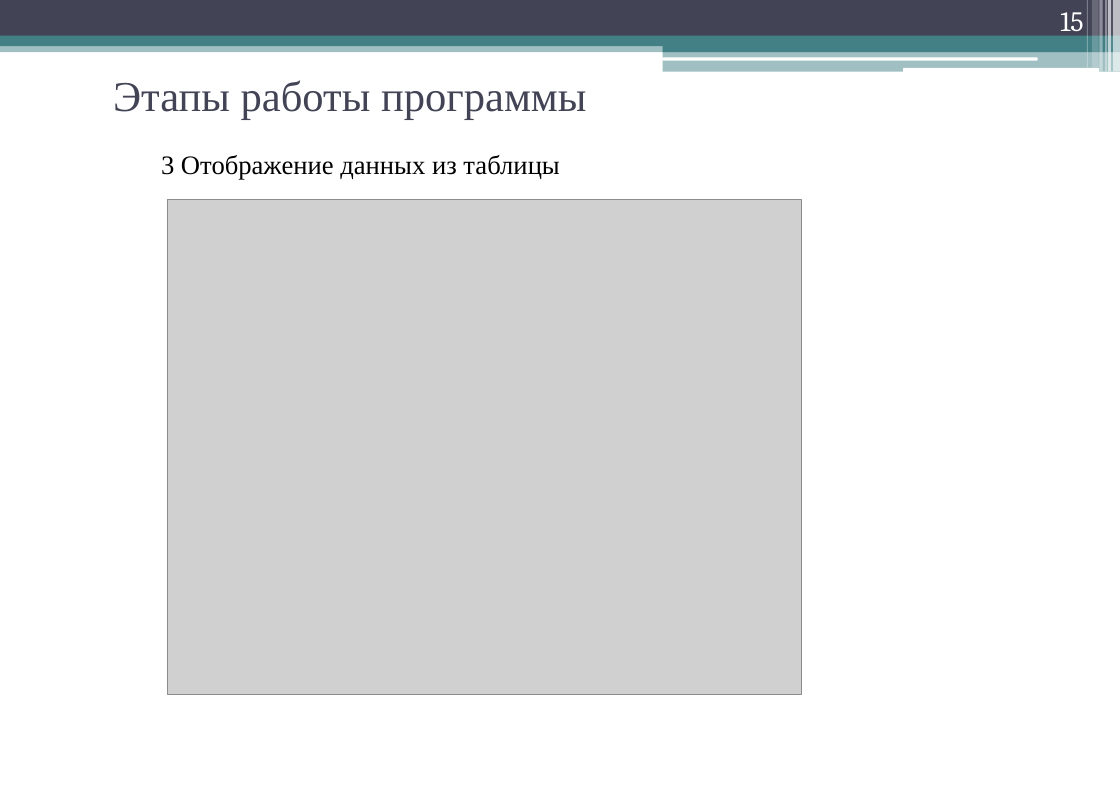
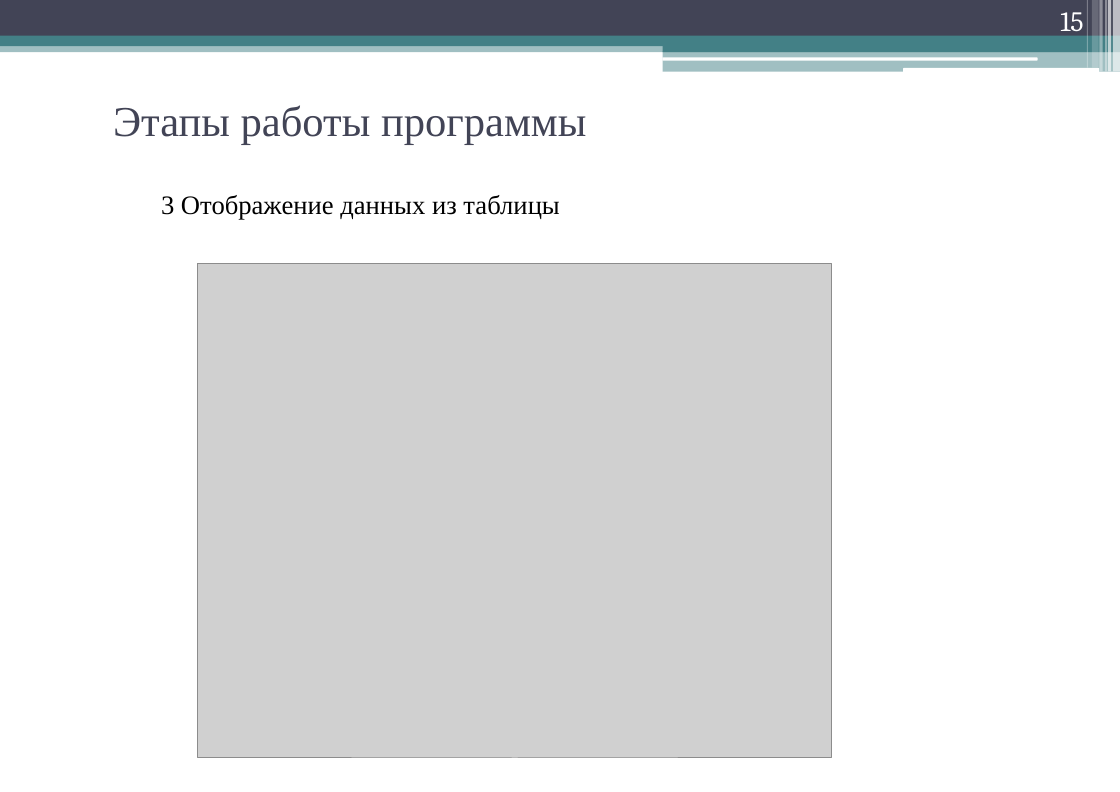
Before and after one commit to geper/DOC_decision_trees, a slide deck: slide 15 of Prezent.pptx. Drawn at 1120x792 pixels with LibreOffice and Linux fonts; fonts in the diff are those of the drawing; grey boxes stand for pictures. Boxes give left, top, right and bottom in pixels: in the first picture for what was removed or moved away, otherwise in the second. Text is boxed around its words. In the diff, an @@ line names an element or a change of style, - is before the commit and + after.

```diff
--- a/Prezent.pptx
+++ b/Prezent.pptx
@@ title "Этапы работы программы": place and size @@
-title "Этапы работы программы" at <box>113,80,586,119</box>
+title "Этапы работы программы" at <box>113,105,586,145</box>
@@ text "3 Отображение данных из таблицы": place and size @@
-text "3 Отображение данных из таблицы" at <box>161,155,559,180</box>
+text "3 Отображение данных из таблицы" at <box>161,195,559,220</box>
@@ picture: place and size @@
-picture at <box>168,200,801,696</box>
+picture at <box>198,263,832,759</box>
```
Also in this commit, not shown: 12 other slides changed, 1 slide added, 3 other files.
